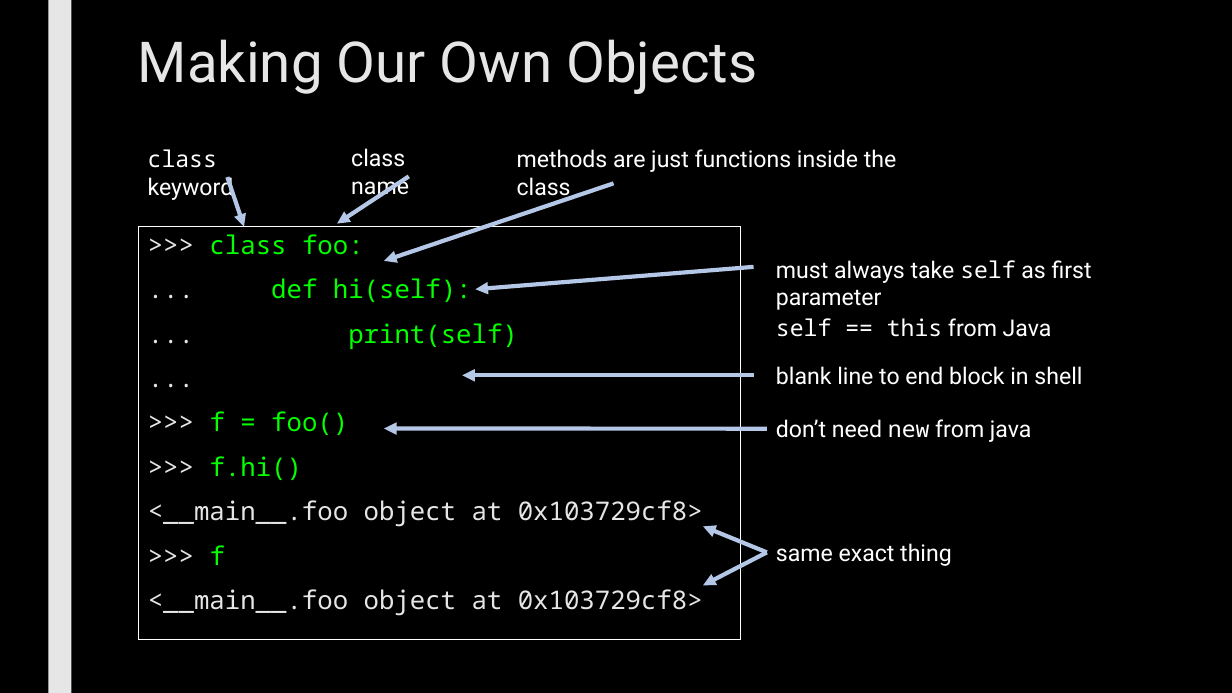
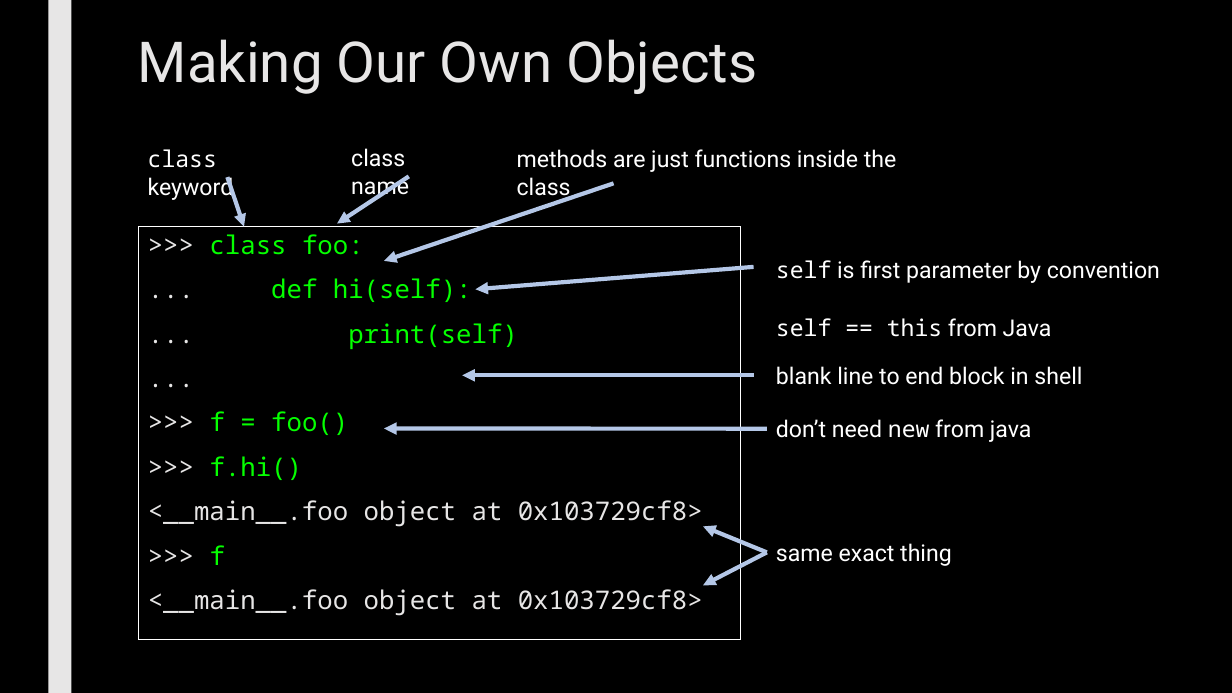
Before and after one commit to max7patek/metaprogramming, a slide deck: slide 14 of slides/00-OOPython.pptx. Drawn at 1232x693 pixels with LibreOffice and Linux fonts; fonts in the diff are those of the drawing. Boxes give left, top, right and bottom in pixels: in the first picture for what was removed or moved away, otherwise in the second. Text is boxed around its words. In the diff, an @@ line names an element or a change of style, - is before the commit and + after.

Commit message:
fixed schedule, some typos, and minor rewording

```diff
--- a/slides/00-OOPython.pptx
+++ b/slides/00-OOPython.pptx
@@ text at (776,260,1160,283): text changed @@
-must always take self as first parameter
+self is first parameter by convention
```
Also in this commit, not shown: 4 other slides changed.
